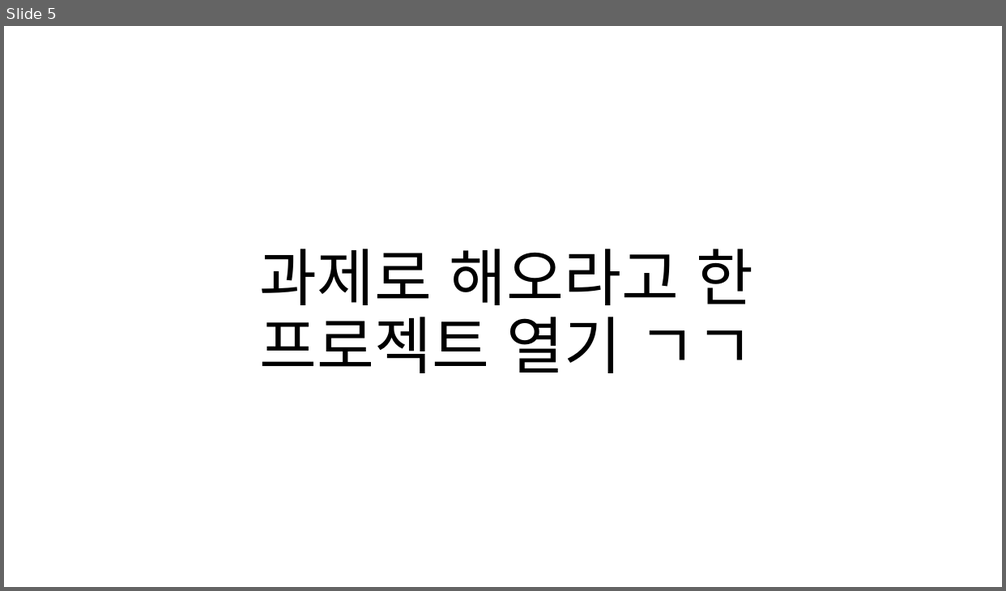
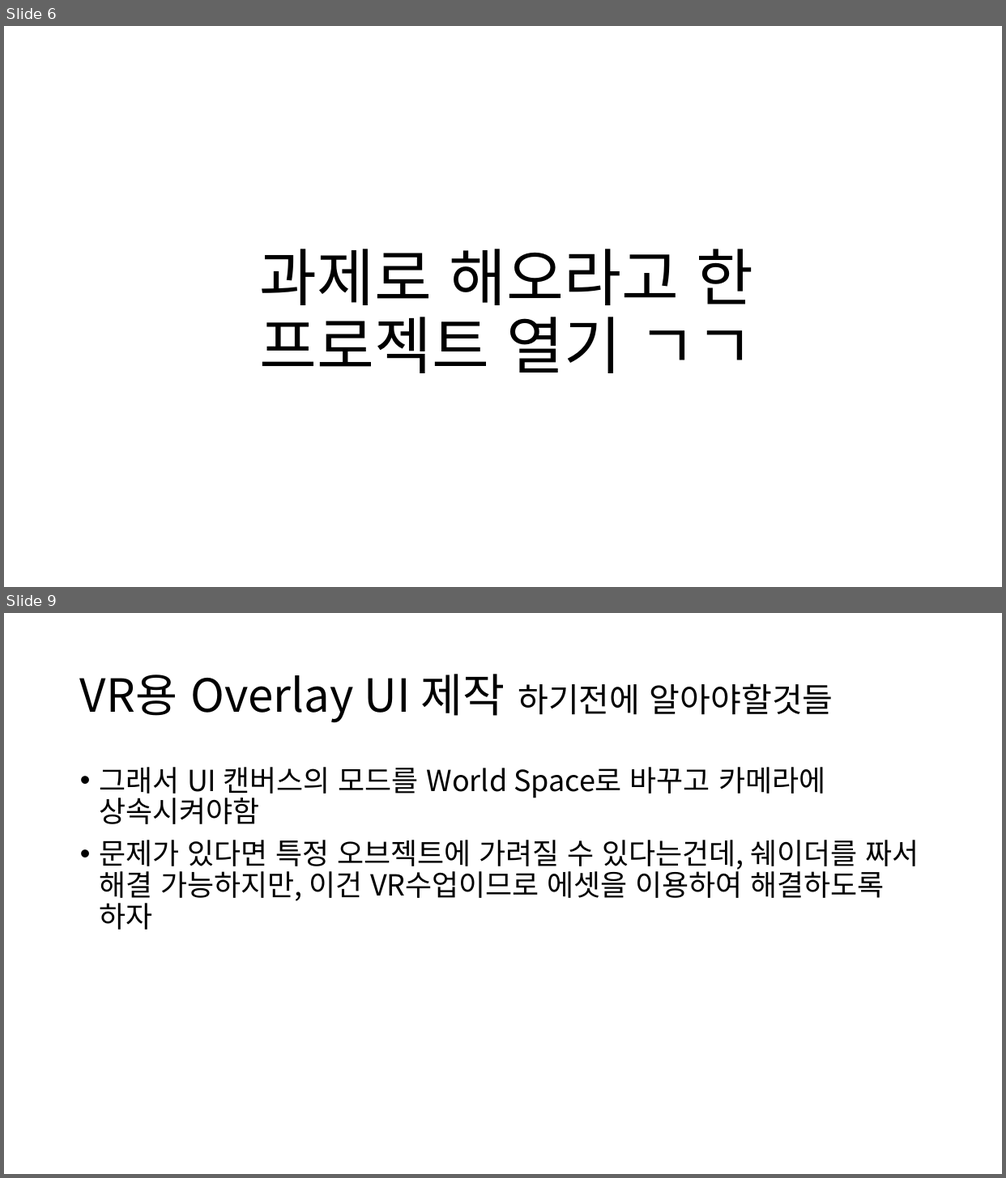
Before and after one commit to Zer0penVRAR/2018VRClass, a slide deck: Class/VR수업2차_GVR.pptx. Shown one above the other, each under a label of ours: slide 5 before the commit, slides 6 and 9 after it; the slides between them are not shown. The pictures are 1006x591 and 1006x1178 pixels, drawn with LibreOffice and Linux fonts; fonts in the diff are those of the drawing. Boxes give left, top, right and bottom in pixels: in the first picture for what was removed or moved away, otherwise in the second. Text is boxed around its words. In the diff, an @@ line names an element or a change of style, - is before the commit and + after.

Commit message:
VR수업 2차

```diff
--- a/Class/VR수업2차_GVR.pptx
+++ b/Class/VR수업2차_GVR.pptx
@@ slide 9 added at [4,613,1002,1174], background #FFFFFF @@
@@ title added at [80,674,833,723], 44 pt, text #000000 @@
+VR용 Overlay UI 제작 하기전에 알아야할것들
@@ text added at [99,767,919,930], 28 pt, text #000000 @@
+• 그래서 UI 캔버스의 모드를 World Space로 바꾸고 카메라에 상속시켜야함
+• 문제가 있다면 특정 오브젝트에 가려질 수 있다는건데, 쉐이더를 짜서 해결 가능하지만, 이건 VR수업이므로 에셋을 이용하여 해결하도록 하자
@@ what was slide 5 is now slide 6 @@
```
Also in this commit, not shown: 1 slide changed, 4 other slides added.
